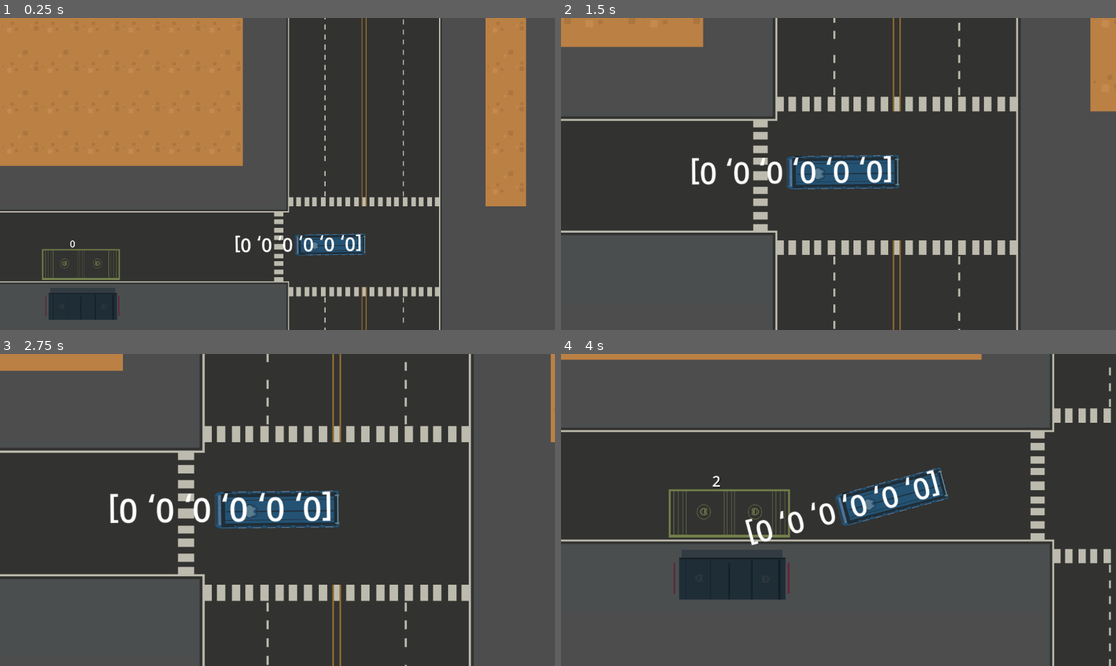
Above: before the commit, frames 1-4 (two rows, left to right).
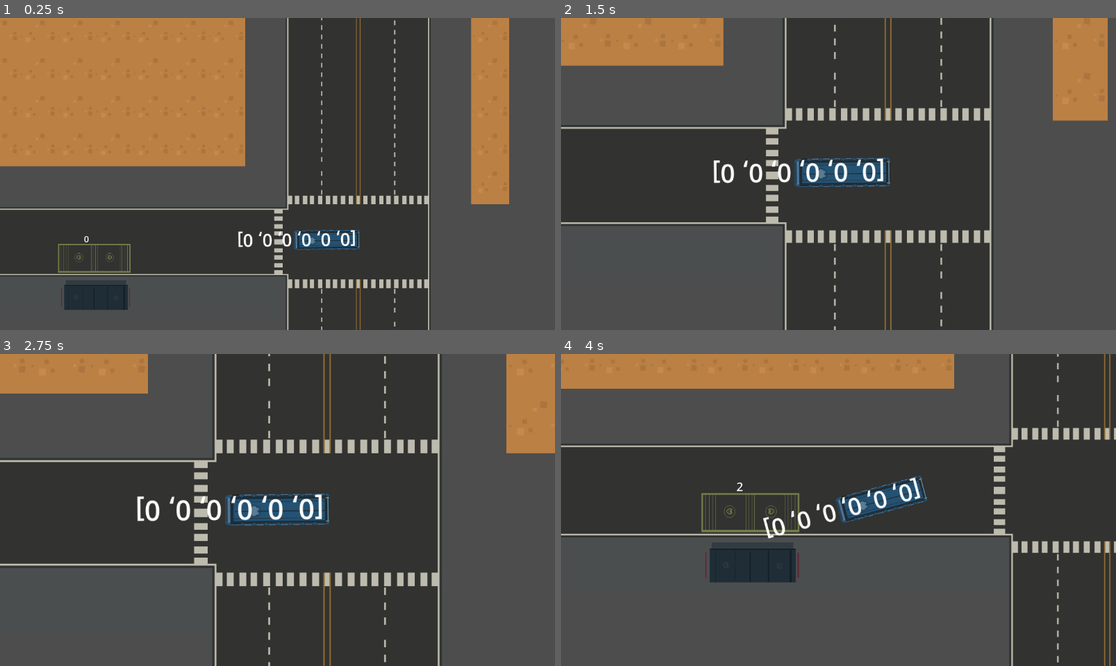
Above: after the commit, the same moments.

Repository: mgardne8/LoopDriver
Game: Godot game, scene res://Assets/Scenes/city_level.tscn
The game is run twice, just before and just after one commit, with the same random seed, the same clock (stepped at 60 frames per second) and the same inputs.
Inputs:
- Up to frame 1 (0.25 s): no input
- Up to frame 2 (1.5 s): hold D (steer_right) 0.53-1.28 s; tap Q (shake) at 0.6, 1.35 s; hold Space (handbrake) from 1.28 s (still down)
- Up to frame 3 (2.75 s): release Space (handbrake) at 2.03 s; hold D (steer_right) from 2.03 s (still down); tap Q (shake) at 2.1 s
- Up to frame 4 (4 s): release D (steer_right) at 2.78 s; hold W (accelerate) 2.78-3.53 s; tap Q (shake) at 2.85, 3.6 s; hold A (steer_left) from 3.53 s (still down)

The runs differ from the first frame. In frame 1, 14% of the frame differs, in the area x 0-95%, y 0-100%; in frame 2, 21%; in frame 3, 24%; in frame 4, 26%, in the area x 0-100%, y 0-100%.

Commit message:
Update camera_2d.gd

Diff:
--- a/Assets/Scenes/camera_2d.gd
+++ b/Assets/Scenes/camera_2d.gd
@@ -15,7 +15,7 @@
 func _physics_process(delta: float) -> void:
 		# Camera movement and zoom code
 	position = position.lerp(player.global_position + Vector2(350*(player.velocity.length()/875),0).rotated(player.rotation),8*delta)
-	var zoom_level = lerp(zoom[0],1.2-(player.velocity.length()/875)/2,1*delta)
+	var zoom_level = lerp(zoom[0],1-(player.velocity.length()/875)/2,1*delta)
 	zoom = Vector2(zoom_level,zoom_level)
 
 func _process(delta: float) -> void:
